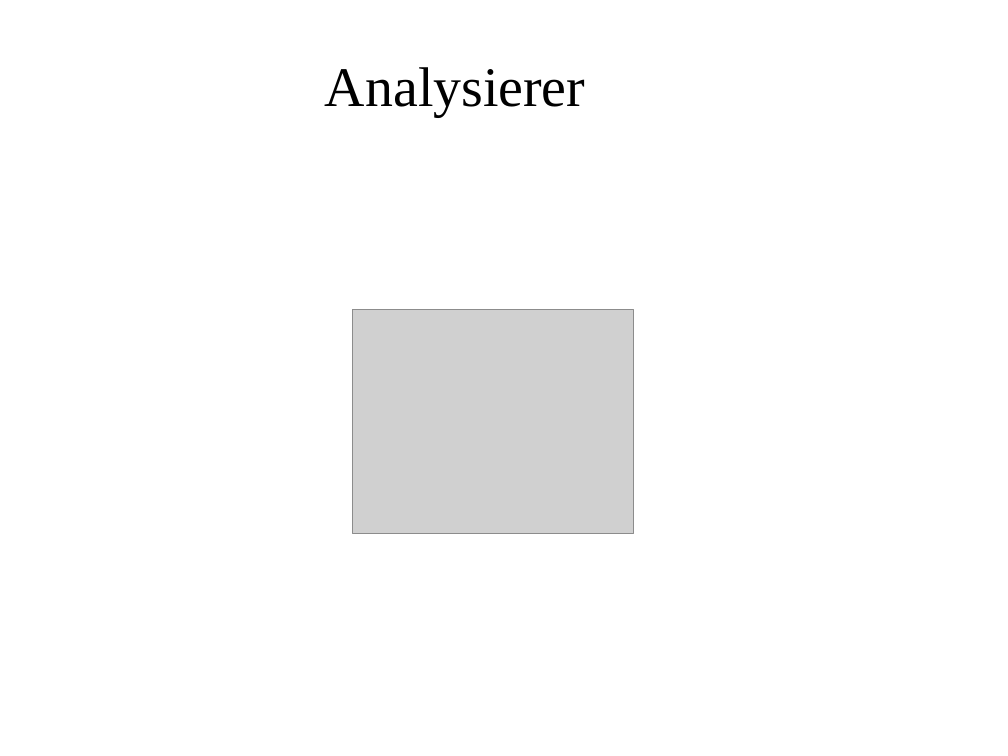
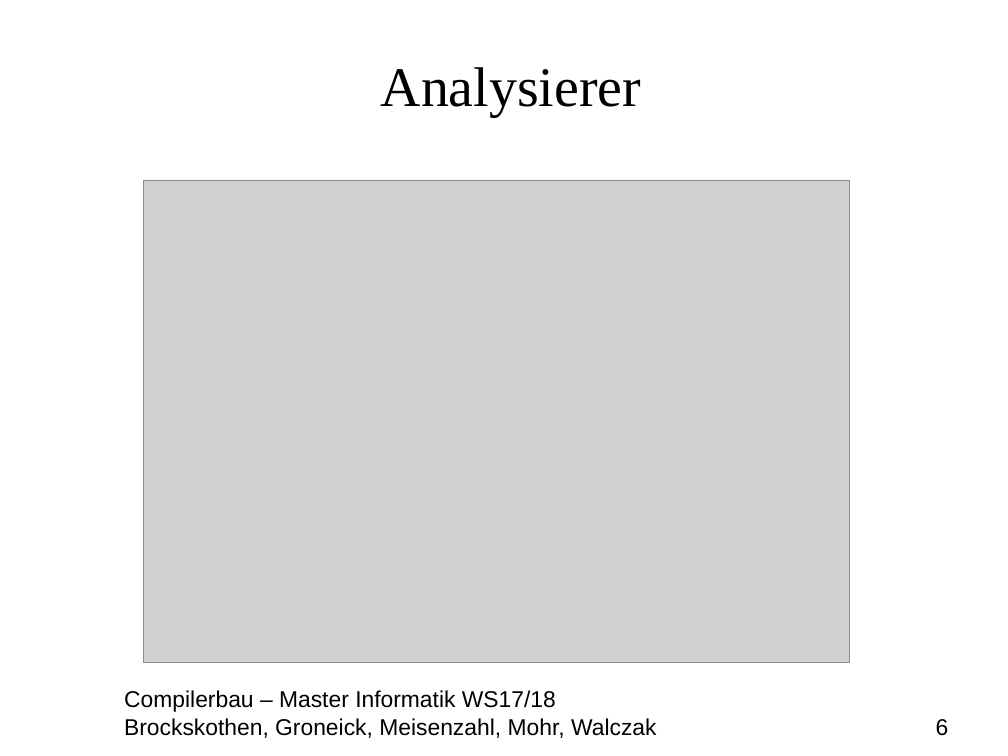
Before and after one commit to MasterInformatikHsBochum/Eine-deutsche-Praesentation, a slide deck: slide 6 of Präsentation.odp. Drawn at 1008x756 pixels with LibreOffice and Linux fonts; fonts in the diff are those of the drawing; grey boxes stand for pictures; background and template pictures are left out. Boxes give left, top, right and bottom in pixels: in the first picture for what was removed or moved away, otherwise in the second. Text is boxed around its words. In the diff, an @@ line names an element or a change of style, - is before the commit and + after.

```diff
--- a/Präsentation.odp
+++ b/Präsentation.odp
@@ title "Analysierer": place and size @@
-title "Analysierer" at <box>325,67,585,117</box>
+title "Analysierer" at <box>381,67,641,117</box>
@@ picture: place and size @@
-picture at <box>353,310,634,534</box>
+picture at <box>144,180,850,663</box>
@@ text added at <box>124,690,949,738</box>, 18 pt, text #000000 @@
+Compilerbau – Master Informatik WS17/18
+Brockskothen, Groneick, Meisenzahl, Mohr, Walczak 6
```
Also in this commit, not shown: 11 other slides changed, 1 other file.
